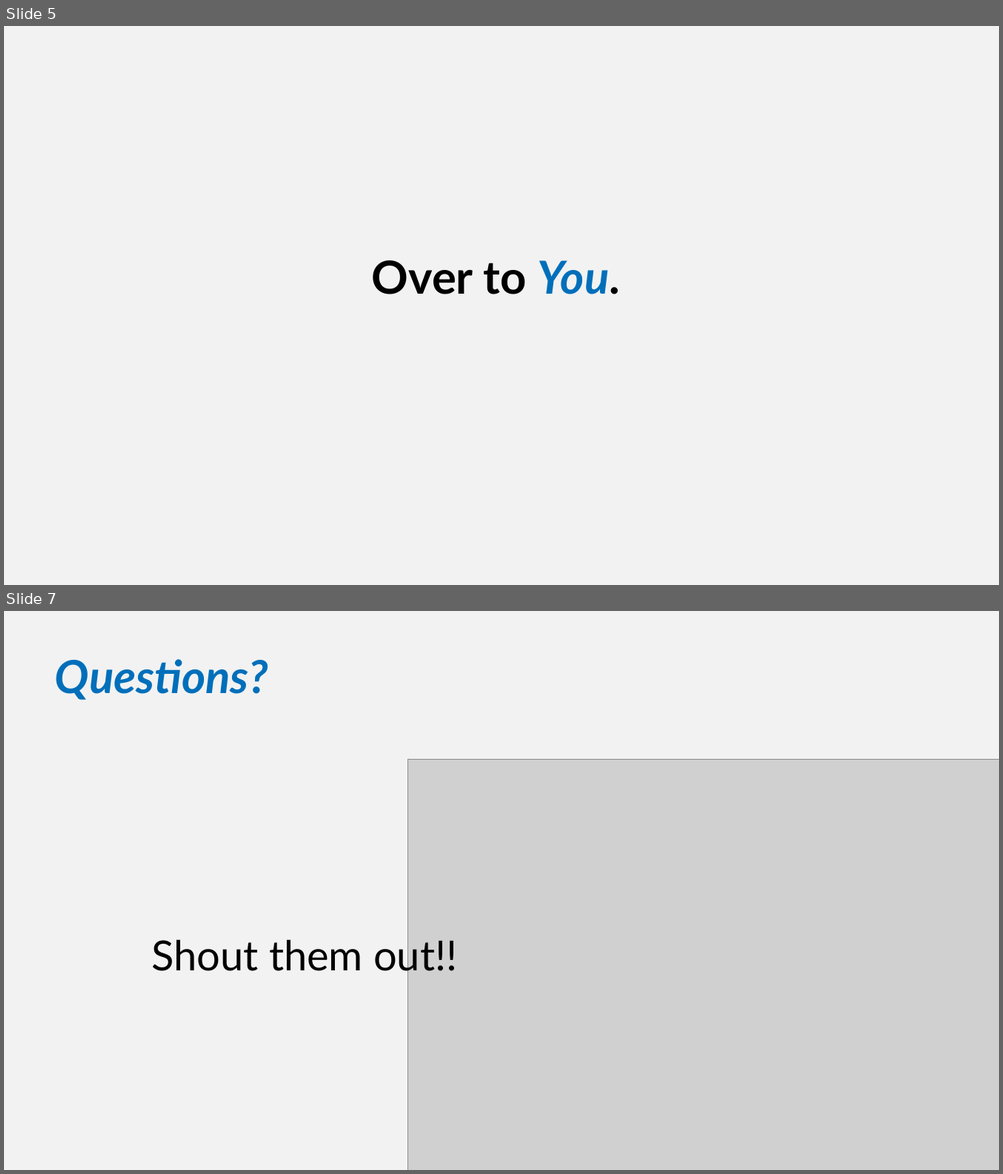
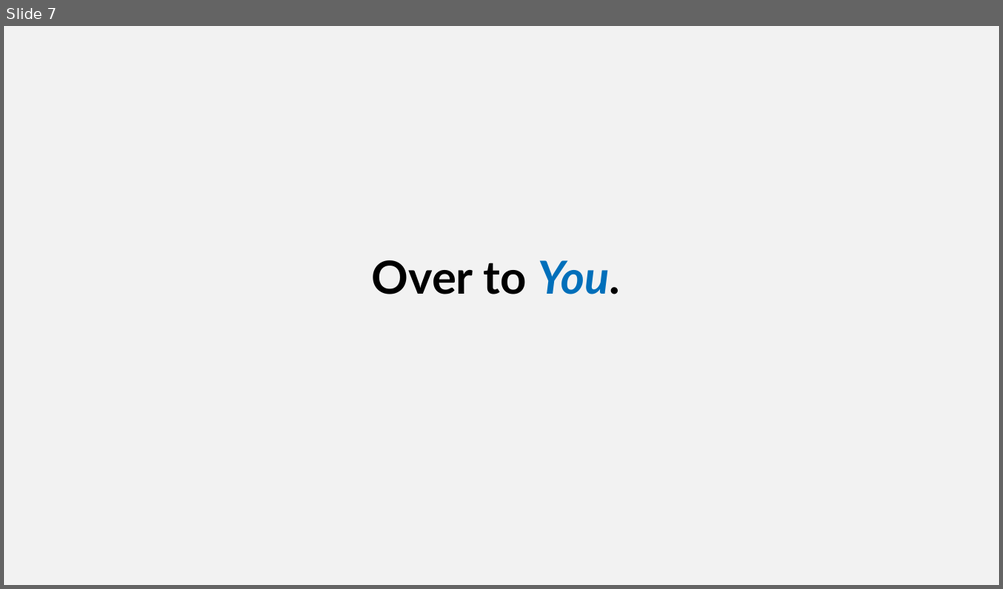
Before and after one commit to SQLShark/MachineLearningFromModelToProduction, a slide deck: Slides/M5 - An Introduction to Docker.pptx. Shown one above the other, each under a label of ours: slides 5 and 7 before the commit, slide 7 after it; the slides between them are not shown. The pictures are 1003x1174 and 1003x589 pixels, drawn with LibreOffice and Linux fonts; fonts in the diff are those of the drawing; grey boxes stand for pictures; background and template pictures are left out. Boxes give left, top, right and bottom in pixels: in the first picture for what was removed or moved away, otherwise in the second. Text is boxed around its words. In the diff, an @@ line names an element or a change of style, - is before the commit and + after.

```diff
--- a/Slides/M5 - An Introduction to Docker.pptx
+++ b/Slides/M5 - An Introduction to Docker.pptx
@@ slide 7 removed at [4,611,999,1170], background picture (left out) @@
@@ text removed at [55,659,268,700] @@
-Questions?
@@ picture removed at [407,760,999,1170] @@
@@ text removed at [152,934,457,978] @@
-Shout them out!!
@@ what was slide 5 is now slide 7 @@
```
Also in this commit, not shown: 1 slide changed, 11 slides added, 5 other slides removed, 15 other files.
